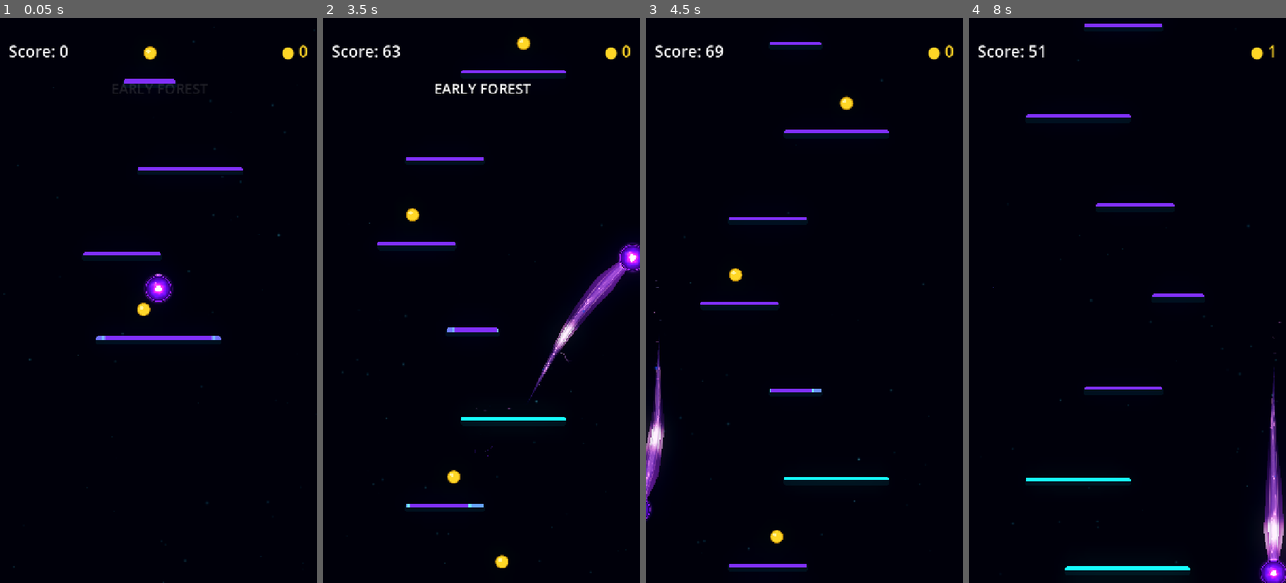
Above: before the commit, frames 1-4 (left to right).
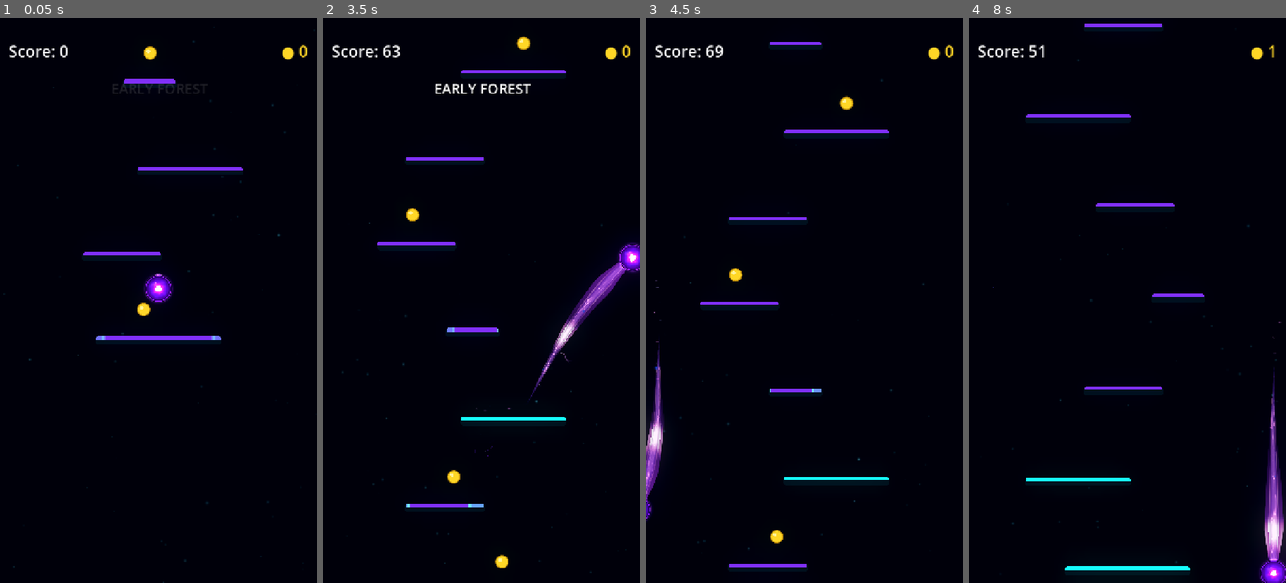
Above: after the commit, the same moments.

Repository: Kryodo/TowerJump
Game: Godot game, scene res://scenes/main.tscn
Same seed, same stepped clock (60 frames per second), same inputs: the game is played once before the commit and once after it.
Inputs (mouse positions are in pixels of both pictures, inside the frame that each line leads up to):
- Up to frame 1 (0.05 s): no input
- Up to frame 2 (3.5 s): move the mouse to (551, 272) at 0.52 s; hold Right (ui_right) 0.53-1.25 s; click (551, 272) at 0.67 s; drag from (418, 328) to (471, 193) at 1.27 s; click "Nochmal spielen" at 2 s; move the mouse to (513, 176) at 2.77 s; hold Right (ui_right) from 2.78 s (still down)
- Up to frame 3 (4.5 s): release Right (ui_right) at 3.5 s; drag from (788, 413) to (734, 215) at 3.52 s; move the mouse to (899, 385) at 4.27 s; hold Left (ui_left) from 4.28 s (still down)
- Up to frame 4 (8 s): release Left (ui_left) at 5 s; click "Nochmal spielen" at 5 s; drag from (1032, 215) to (1117, 204) at 5.77 s; move the mouse to (1143, 300) at 6.52 s; hold Left (ui_left) 6.53-7.25 s; click (1143, 300) at 6.67 s; drag from (1079, 159) to (1064, 328) at 7.27 s

Frame 1 is identical in both runs. In frame 2, less than 0.1% of the frame differs, in the area x 75-96%, y 43-59%; in frame 3, less than 0.1%; in frame 4, less than 0.1%.

Commit message:
Synchronize organic edge motion with outer aura

Diff:
--- a/scenes/trail_aura_pulse.gdshader
+++ b/scenes/trail_aura_pulse.gdshader
@@ -1,6 +1,8 @@
 shader_type canvas_item;
 
 uniform int palette_mode = 0;
+uniform float flow_speed = 0.9;
+uniform float edge_undulation_strength : hint_range(0.0, 0.12) = 0.06;
 uniform float pulse_progress = -1.0;
 uniform float pulse_strength = 0.0;
 
@@ -10,7 +12,19 @@
 	vec4 aura = COLOR;
 	float along = clamp(UV.x, 0.0, 1.0);
 	float across = clamp(UV.y, 0.0, 1.0);
-	float edge_factor = smoothstep(0.42, 0.82, abs(across * 2.0 - 1.0));
+	float edge_distance = abs(across * 2.0 - 1.0);
+
+	// Keep the same wave phases as the translucent body so their silhouettes
+	// breathe together instead of revealing two separate, mismatched ribbons.
+	float edge_time = TIME * flow_speed;
+	float edge_wave =
+		0.62 * sin(along * 12.0 - edge_time * 1.15
+			+ sin(along * 4.8 + edge_time * 0.48) * 0.7)
+		+ 0.25 * sin(along * 23.0 - edge_time * 1.65 + 1.2)
+		+ 0.13 * sin(along * 7.0 + edge_time * 0.68);
+	float edge_threshold = 0.91 + edge_wave * edge_undulation_strength;
+	float edge_fade = 1.0 - smoothstep(edge_threshold, edge_threshold + 0.075, edge_distance);
+	float edge_factor = smoothstep(0.42, 0.82, edge_distance);
 	float pulse_gate = step(0.0, pulse_progress);
 	float pulse_band = (
 		1.0 - smoothstep(0.02, 0.105, abs(along - pulse_progress))
@@ -28,5 +42,6 @@
 	aura.rgb = mix(aura.rgb, pulse_color, pulse * 0.12);
 	aura.rgb += pulse_color * edge_flash * 0.72;
 	aura.a = clamp(aura.a + pulse * 0.025 + edge_flash * 0.24, 0.0, 0.98);
+	aura.a *= edge_fade;
 	COLOR = aura;
 }
